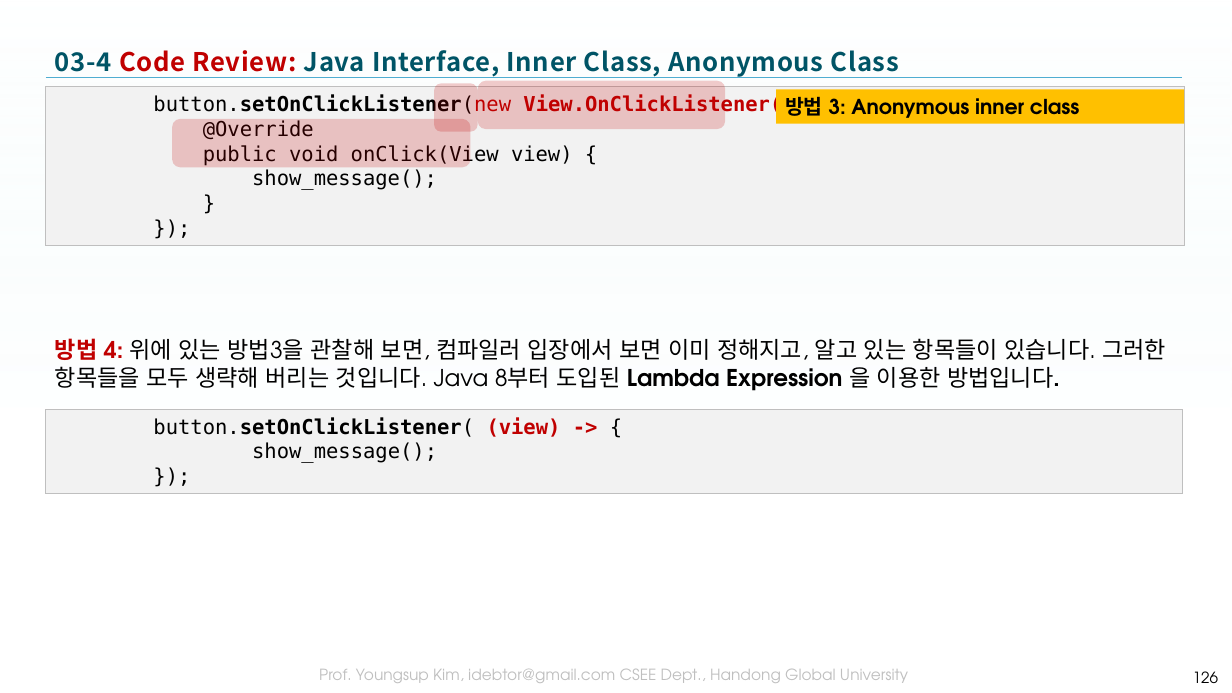
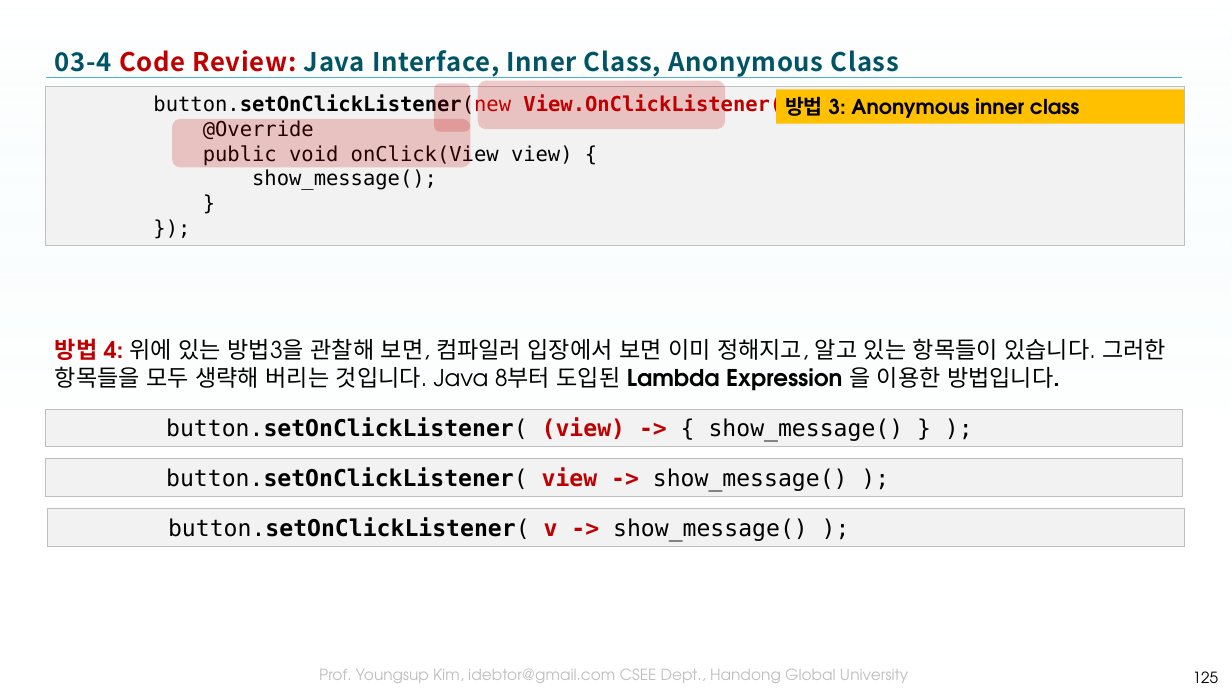
Before and after one commit to tae7841/HuStarAS, a slide deck: slide 125 of ppts/03Widget.pptx (slide 126 before the commit). Drawn at 1232x693 pixels with LibreOffice and Linux fonts; fonts in the diff are those of the drawing; background and template pictures are left out. Boxes give left, top, right and bottom in pixels: in the first picture for what was removed or moved away, otherwise in the second. Text is boxed around its words. In the diff, an @@ line names an element or a change of style, - is before the commit and + after.

```diff
--- a/ppts/03Widget.pptx
+++ b/ppts/03Widget.pptx
@@ rounded rectangle: place and size @@
-rounded rectangle at box(434, 83, 478, 131)
+rounded rectangle at box(434, 83, 470, 131)
@@ rectangle "button.setOnClickListener( (view) -> { show_message() ...": place and size @@
-rectangle "button.setOnClickListener( (view) -> { show_message() ..." at box(46, 409, 1183, 494)
+rectangle "button.setOnClickListener( (view) -> { show_message() ..." at box(46, 409, 1183, 446)
@@ text in rectangle at box(166, 417, 904, 442): text changed; size 16 to 18 pt @@
-button.setOnClickListener( (view) -> {
-show_message();
-});
+button.setOnClickListener( (view) -> { show_message() } );
@@ rectangle added at box(46, 459, 1183, 496), fill #F2F2F2, outline #BFBFBF 0.75 pt, 18 pt, text #000000 @@
+button.setOnClickListener( view -> show_message() );
@@ rectangle added at box(48, 509, 1185, 546), fill #F2F2F2, outline #BFBFBF 0.75 pt, 18 pt, text #000000 @@
+button.setOnClickListener( v -> show_message() );
@@ page number at box(1193, 671, 1219, 683): text changed @@
-126
+125
```
Also in this commit, not shown: 7 other slides changed, 1 slide added, 2 slides removed.
